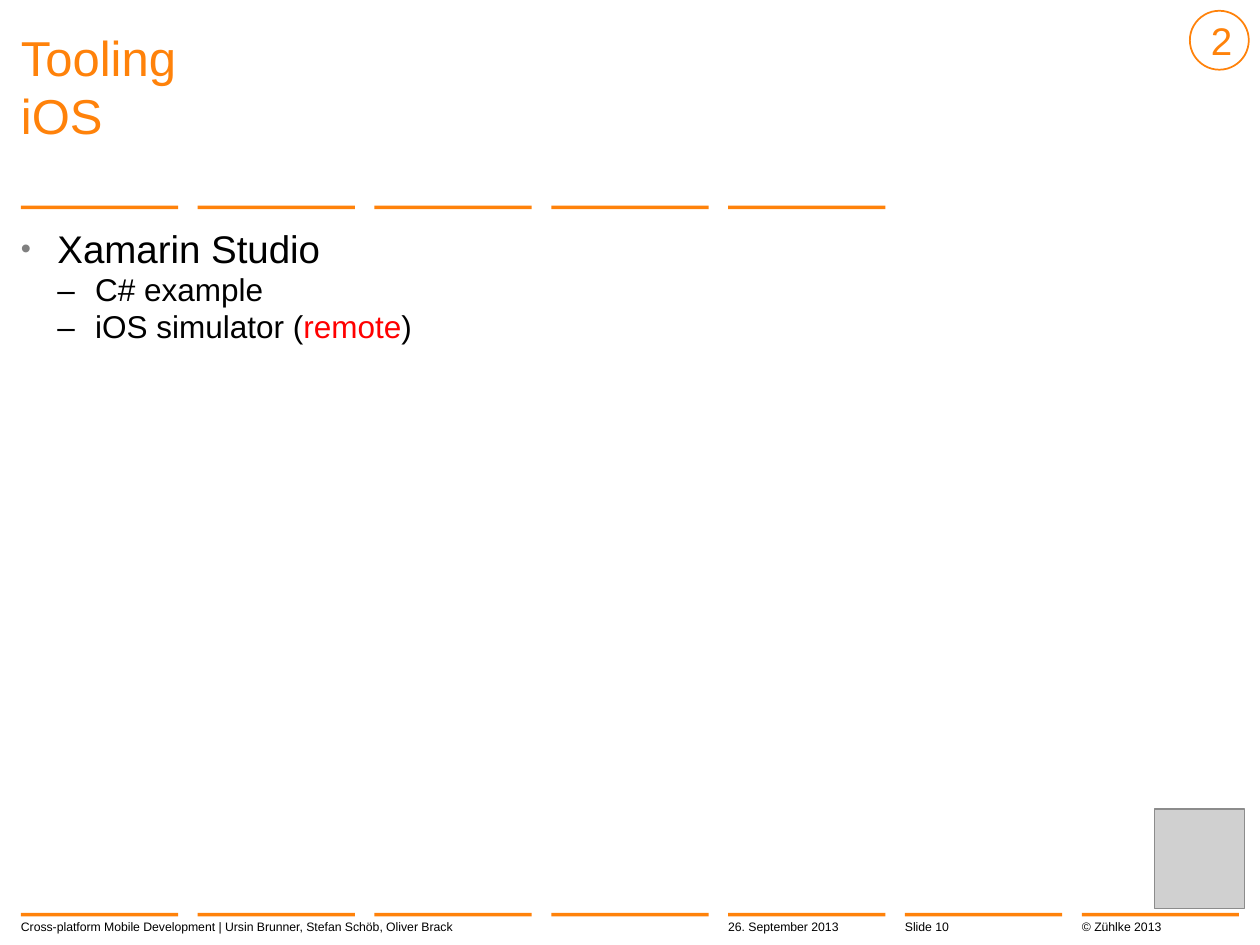
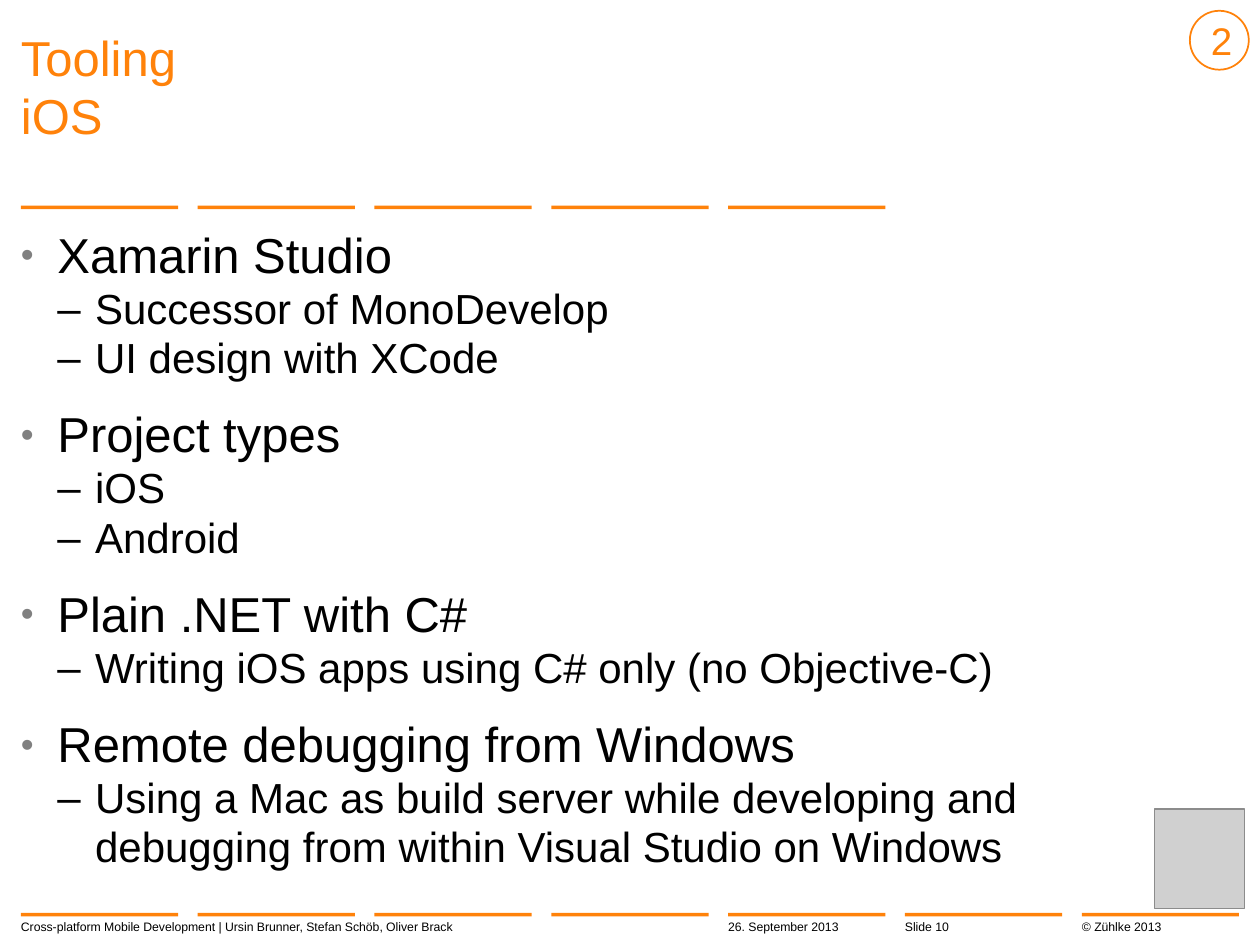
Before and after one commit to brunnurs/zxm, a slide deck: slide 10 of docs/13-09-26 Cross-platform mobile development with C#.pptx. Drawn at 1260x945 pixels with LibreOffice and Linux fonts; fonts in the diff are those of the drawing; grey boxes stand for pictures; background and template pictures are left out. Boxes give left, top, right and bottom in pixels: in the first picture for what was removed or moved away, otherwise in the second. Text is boxed around its words. In the diff, an @@ line names an element or a change of style, - is before the commit and + after.

Commit message:
Slides updated

```diff
--- a/docs/13-09-26 Cross-platform mobile development with C#.pptx
+++ b/docs/13-09-26 Cross-platform mobile development with C#.pptx
@@ text at box(57, 237, 392, 274): size 22 to 28 pt in "Xamarin Studio" @@
@@ text at box(57, 293, 1017, 871): text changed; size 18 to 24 pt @@
-    – C# example
-    – iOS simulator (remote)
+    – Successor of MonoDevelop
+    – UI design with XCode
+  • Project types
+    – iOS
+    – Android
+  • Plain .NET with C#
+    – Writing iOS apps using C# only (no Objective-C)
+  • Remote debugging from Windows
+    – Using a Mac as build server while developing and debugging from within Visual Studio on Windows
```
Also in this commit, not shown: 10 other slides changed.
